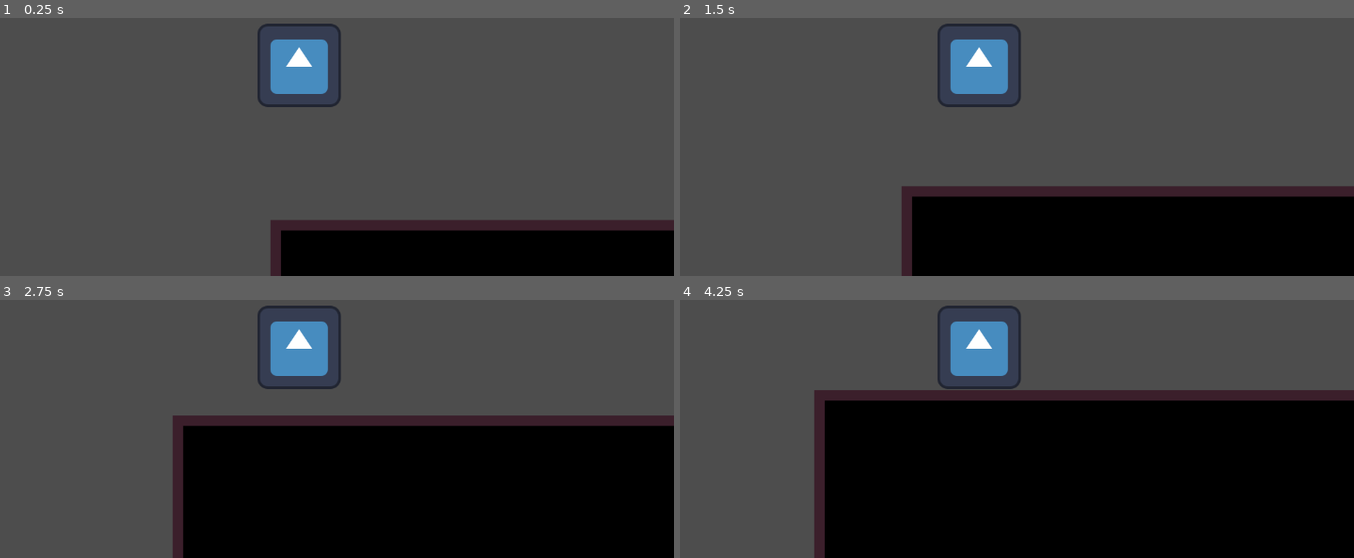
Above: before the commit, frames 1-4 (two rows, left to right).
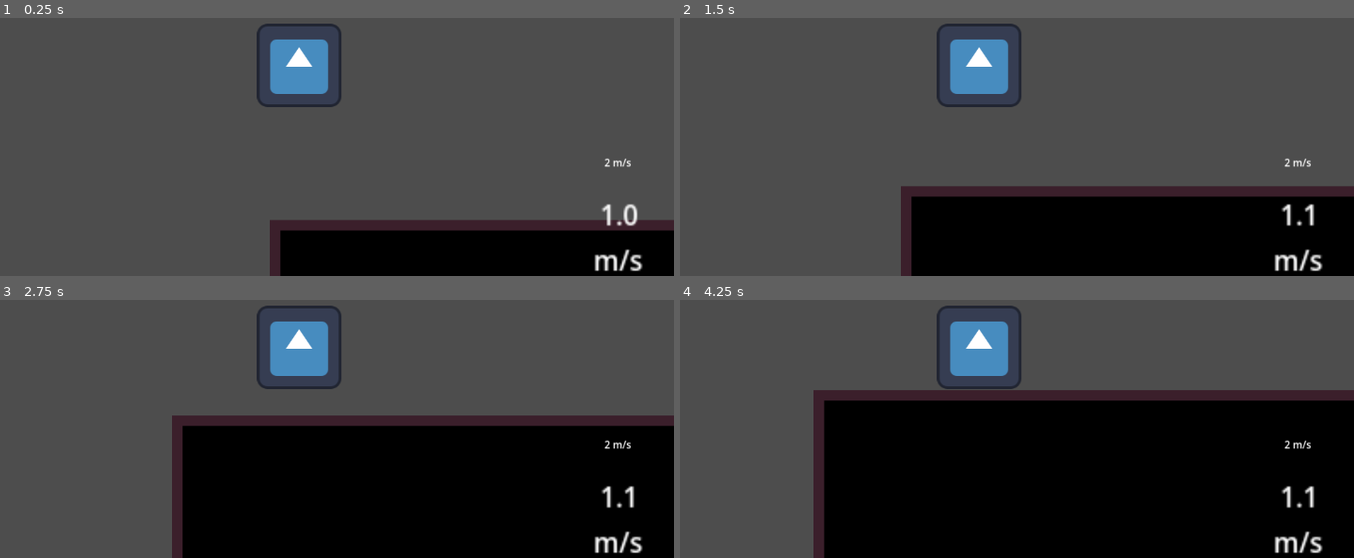
Above: after the commit, the same moments.

Repository: Oveof/gravity-ball
Game: Godot game, scene res://world/test_level/test.tscn
Same seed, same stepped clock (60 frames per second), same inputs: the game is played once before the commit and once after it. The project has no main scene, so this scene is started directly. The engine's default icon, where the game draws it, is replaced by a stand-in: a white triangle on a blue panel in a dark square.
Inputs:
- Up to frame 1 (0.25 s): no input
- Up to frame 2 (1.5 s): hold Space (activate_gravity) 0.53-1.28 s; tap Space (activate_gravity) at 1.35 s
- Up to frame 3 (2.75 s): hold Space (activate_gravity) from 2.03 s (still down)
- Up to frame 4 (4.25 s): release Space (activate_gravity) at 2.78 s; tap Space (activate_gravity) at 2.85 s; hold Space (activate_gravity) from 3.53 s (still down)

The runs differ from the first frame. In frame 1, 0.7% of the frame differs, in the area x 38-96%, y 5-100%; in frame 2, 0.7%; in frame 3, 0.8%; in frame 4, 0.8%, in the area x 19-96%, y 5-100%.

Commit message:
feat: added gravity and speed hud

Diff:
--- a/player/Player.tscn
+++ b/player/Player.tscn
@@ -2,6 +2,7 @@
 
 [ext_resource type="Script" uid="uid://d0y6eu4ah06qo" path="res://player/scripts/movement.gd" id="1_kpjcp"]
 [ext_resource type="Texture2D" uid="uid://4q335xxs2p" path="res://icon.svg" id="1_xhfnw"]
+[ext_resource type="Script" uid="uid://bh76u7nsl22el" path="res://player/scripts/hud.gd" id="3_wnvi2"]
 
 [sub_resource type="RectangleShape2D" id="RectangleShape2D_kne1u"]
 size = Vector2(133, 132)
@@ -11,6 +12,7 @@
 
 [node name="CharacterBody2D" type="CharacterBody2D" parent="." unique_id=396171884]
 position = Vector2(0, 1)
+scale = Vector2(1.0094118, 1)
 script = ExtResource("1_kpjcp")
 
 [node name="Sprite2D" type="Sprite2D" parent="CharacterBody2D" unique_id=2084199418]
@@ -23,3 +25,29 @@
 
 [node name="Camera2D" type="Camera2D" parent="CharacterBody2D" unique_id=450292970]
 position = Vector2(75, 73)
+
+[node name="CanvasLayer" type="CanvasLayer" parent="CharacterBody2D/Camera2D" unique_id=573082532]
+script = ExtResource("3_wnvi2")
+
+[node name="Speed" type="Label" parent="CharacterBody2D/Camera2D/CanvasLayer" unique_id=2143355248]
+offset_left = 1002.0
+offset_top = 428.0
+offset_right = 1136.0
+offset_bottom = 519.0
+scale = Vector2(0.9635747, 0.9910721)
+text = "bruh"
+horizontal_alignment = 1
+vertical_alignment = 1
+
+[node name="Gravity" type="Label" parent="CharacterBody2D/Camera2D/CanvasLayer" unique_id=1067896138]
+offset_left = 1018.00006
+offset_top = 522.0
+offset_right = 1058.0
+offset_bottom = 545.0
+scale = Vector2(2.582796, 2.6774426)
+text = "bruh"
+horizontal_alignment = 1
+vertical_alignment = 1
+autowrap_mode = 1
+
+[connection signal="current_speed" from="CharacterBody2D" to="CharacterBody2D/Camera2D/CanvasLayer" method="_on_character_body_2d_current_speed"]
--- /dev/null
+++ b/player/scripts/hud.gd
@@ -0,0 +1,21 @@
+extends CanvasLayer
+
+
+# Called when the node enters the scene tree for the first time.
+func _ready() -> void:
+	pass
+
+
+# Called every frame. 'delta' is the elapsed time since the previous frame.
+func _process(delta: float) -> void:
+	pass
+	var speed = get_parent().get_parent().speed;
+	var gravity = get_parent().get_parent().gravity_speed;
+	$Speed.text = str(speed) + " m/s";
+	$Gravity.text = str(snapped(gravity[1], 0.1)) + " m/s";
+	# get_child(0).text = "test";
+	# $Label.text = "test";
+
+
+func _on_character_body_2d_current_speed(speed: Variant) -> void:
+	pass # Replace with function body.
--- a/player/scripts/movement.gd
+++ b/player/scripts/movement.gd
@@ -1,4 +1,6 @@
 extends CharacterBody2D
+
+signal current_speed(speed);
 
 var speed = 2;
 var gravity_direction = 1;
@@ -25,4 +27,6 @@
 	get_input()
 	var gravity_vec = gravity_speed * gravity_direction;
 	velocity = velocity.move_toward(Vector2.RIGHT, speed) + gravity_vec;
+	current_speed.emit(velocity);
+
 	move_and_collide(velocity)
Not shown, added: player/scripts/hud.gd.uid
